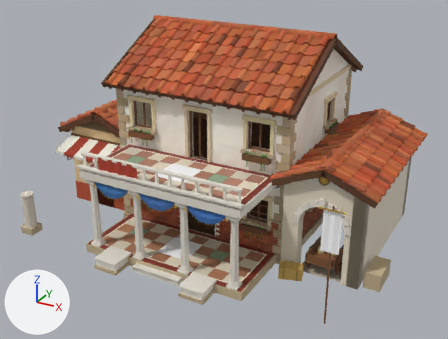
An edit to the glTF model godot/assets/kit/houses/civ_center4.glb, drawn before and after from the same camera.
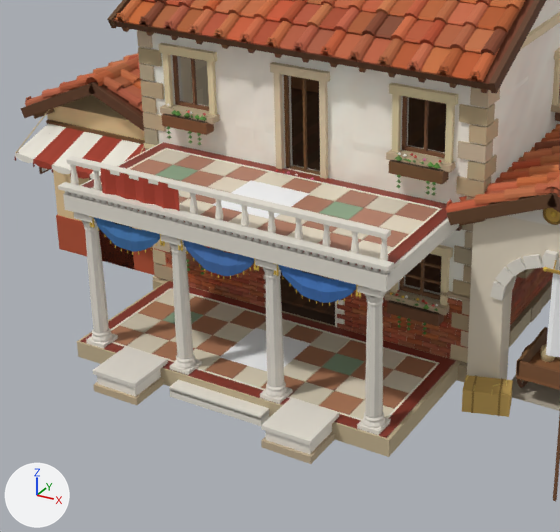
Old and new are each drawn whole from a camera (50 mm lens) standing at (8.03, -15.45, 8.93) and looking at (0.31, -1.41, 1.91) and again close up on the part from 11% to 73% of the width and 22% to 100% of the height. Lighting does not change. The marker at lower left points along +X, +Y and +Z. The last two pictures show the newer version. Vertices at exactly the same position are counted once.

In view in the first close-up: 'House', 'Rooms', 'Walls'.
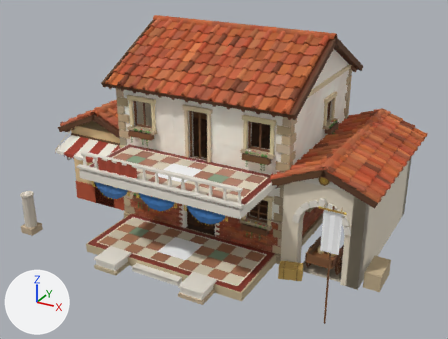
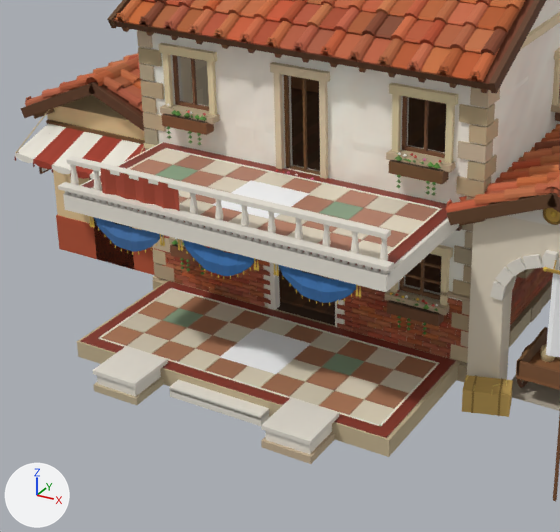
Boxes (x1, y1, x2, y2) around the edits, measured in the close-ups (560 x 532 px):
part 1 of me_house, deleted
    before: (74, 212, 391, 435)
part 2 of me_house, surface changed
    both: (71, 148, 445, 439)
part 3 of me_house, edited (looks the same)
    both: (63, 142, 459, 464)

The change in detail:
me_house is used by ob_house; location (0.0, 0.0, 0.0).
me_house had 26076 vertices, 35321 faces and spanned x -5.22..5.2, y -4.9..2.66, z -0.02..5.72.
me_house now has 25340 vertices, 34089 faces and spans x -5.22..5.2, y -4.9..2.66, z -0.02..5.72.
me_house part 1: 20 loose pieces with 736 vertices, spanning x -2.25..2.25, y -4.3..-4.0, z 0.24..2.2, are deleted.
me_house part 2: 5688 kept faces spanning x -5.09..5.2, y -4.9..2.53, z 0.0..4.42 get new texture (UV) coordinates.
me_house part 3: 1590 kept faces spanning x -4.76..2.35, y -4.9..-2.2, z 0.0..2.92 get new vertex colours.
